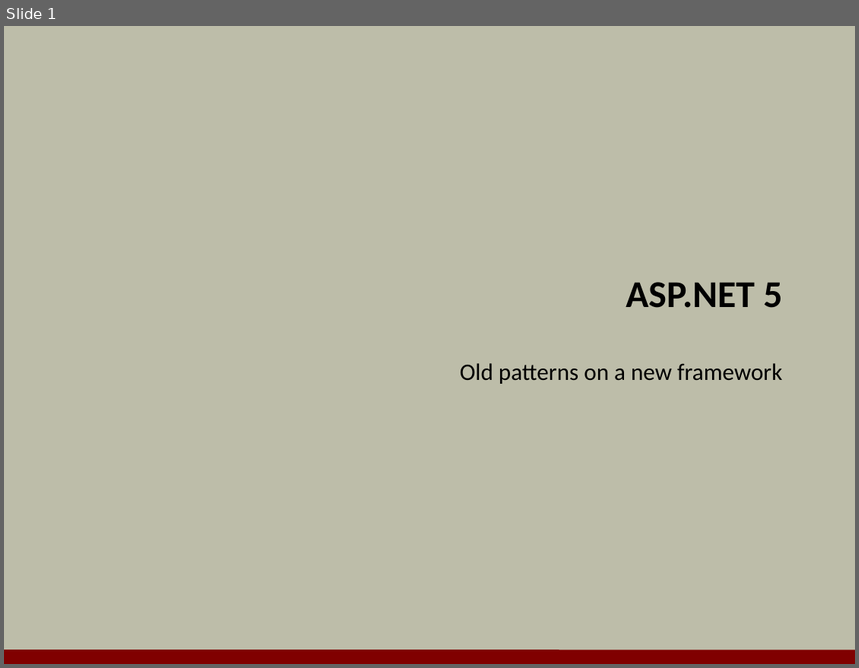
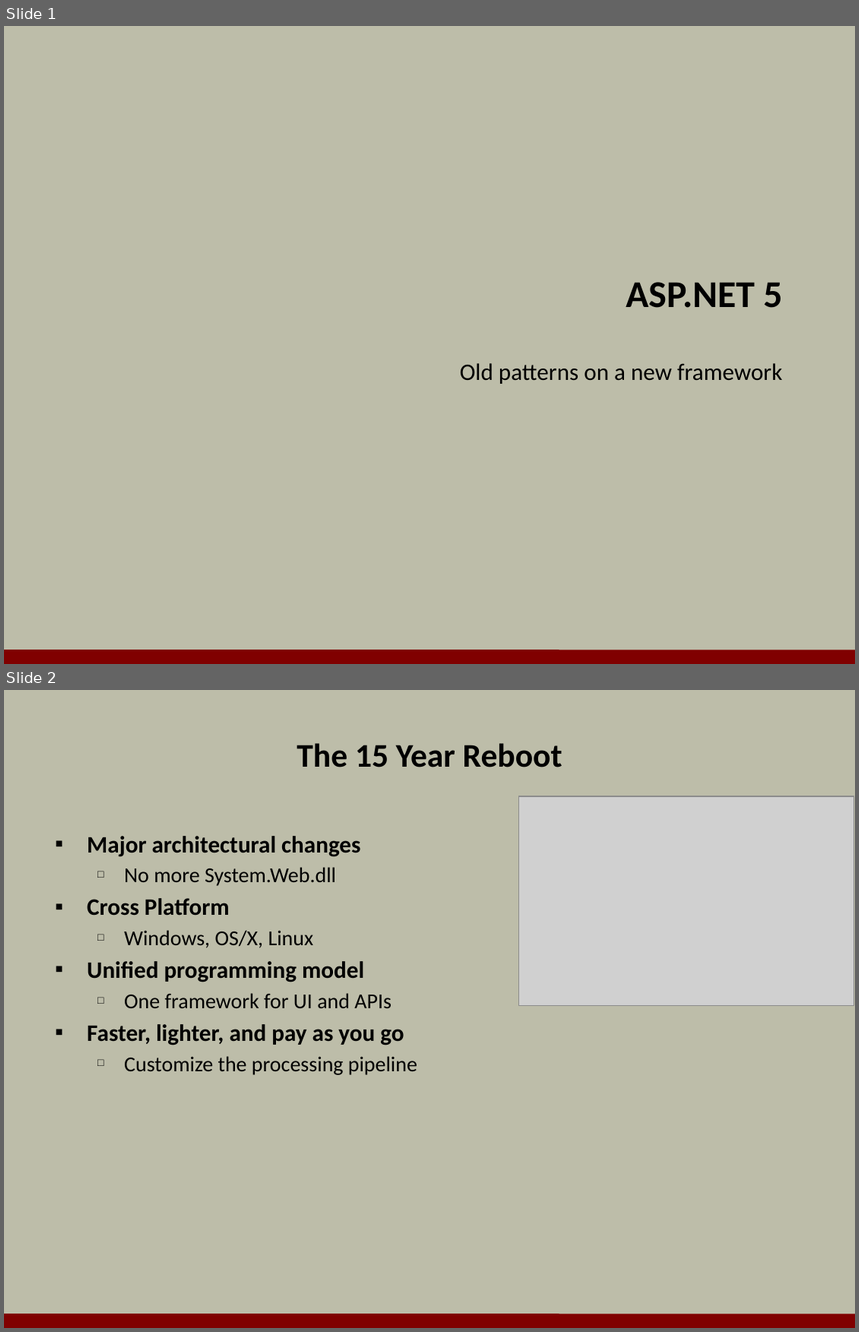
Before and after one commit to OdeToCode/classes, a slide deck: aspnet5/slides/01_Overview.pptx. Shown one above the other, each under a label of ours: slide 1 before the commit, slides 1 and 2 after it. The pictures are 859x668 and 859x1332 pixels, drawn with LibreOffice and Linux fonts; fonts in the diff are those of the drawing; grey boxes stand for pictures; background and template pictures are left out. Boxes give left, top, right and bottom in pixels: in the first picture for what was removed or moved away, otherwise in the second. Text is boxed around its words. In the diff, an @@ line names an element or a change of style, - is before the commit and + after.

```diff
--- a/aspnet5/slides/01_Overview.pptx
+++ b/aspnet5/slides/01_Overview.pptx
@@ slide 2 added at <box>4,690,855,1328</box>, background #BDBDA9; not listed: 1 template element that a slide beside it also shows @@
@@ title added at <box>297,743,563,768</box>, 28 pt, text #000000, bold @@
+The 15 Year Reboot
@@ picture added at <box>519,796,854,1006</box> @@
@@ text added at <box>87,836,417,1075</box>, 18 pt, text #000000 @@
+▪ Major architectural changes
+  □ No more System.Web.dll
+▪ Cross Platform
+  □ Windows, OS/X, Linux
+▪ Unified programming model
+  □ One framework for UI and APIs
+▪ Faster, lighter, and pay as you go
+  □ Customize the processing pipeline
```
Also in this commit, not shown: 6 other slides added.
